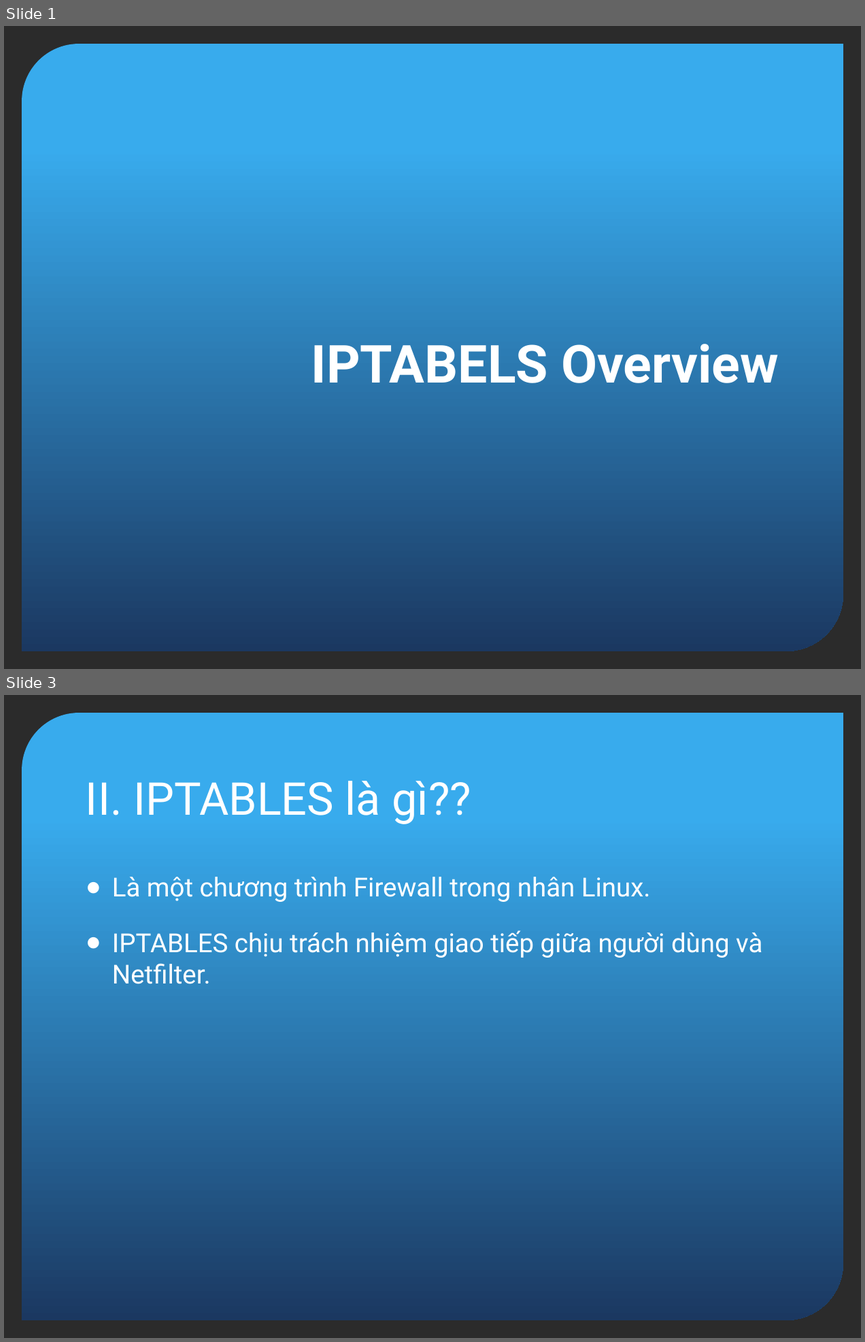
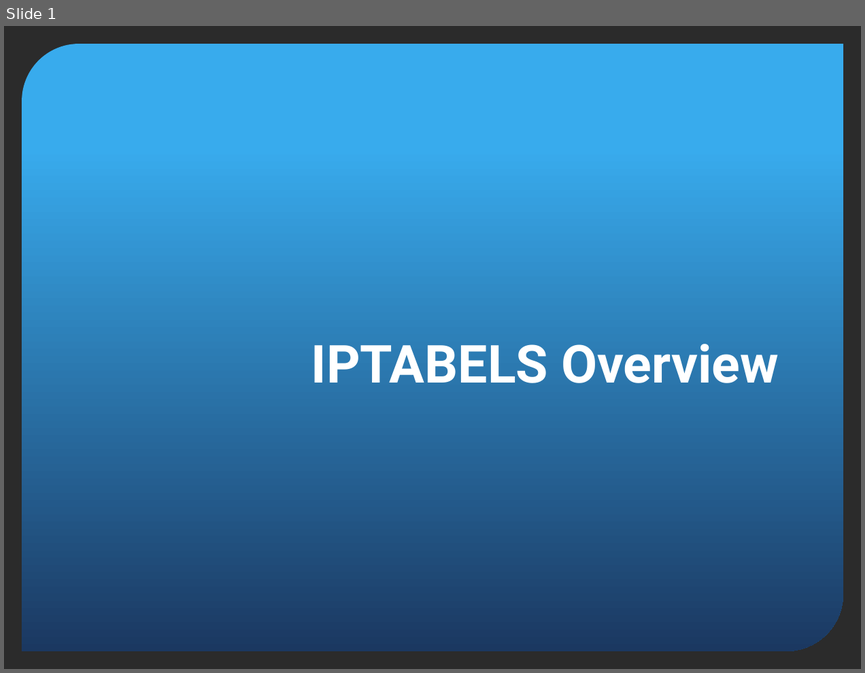
Before and after one commit to vietshell/Basic_Script, a slide deck: Presentation1.pptx. Shown one above the other, each under a label of ours: slides 1 and 3 before the commit, slide 1 after it; the slides between them are not shown. The pictures are 865x1342 and 865x673 pixels, drawn with LibreOffice and Linux fonts; fonts in the diff are those of the drawing; background and template pictures are left out; a plain dark background stands for a picture behind light text. Boxes give left, top, right and bottom in pixels: in the first picture for what was removed or moved away, otherwise in the second. Text is boxed around its words. In the diff, an @@ line names an element or a change of style, - is before the commit and + after.

```diff
--- a/Presentation1.pptx
+++ b/Presentation1.pptx
@@ slide 3 removed at (4, 695, 861, 1338), background picture (left out); not listed: 1 template element that a slide beside it also shows @@
@@ title removed at (86, 781, 471, 824) @@
-II. IPTABLES là gì??
@@ text removed at (112, 877, 762, 984) @@
-● Là một chương trình Firewall trong nhân Linux.
-● IPTABLES chịu trách nhiệm giao tiếp giữa người dùng và Netfilter.
```
Also in this commit, not shown: 7 slides changed, 4 slides added, 11 other slides removed, 1 other file.
